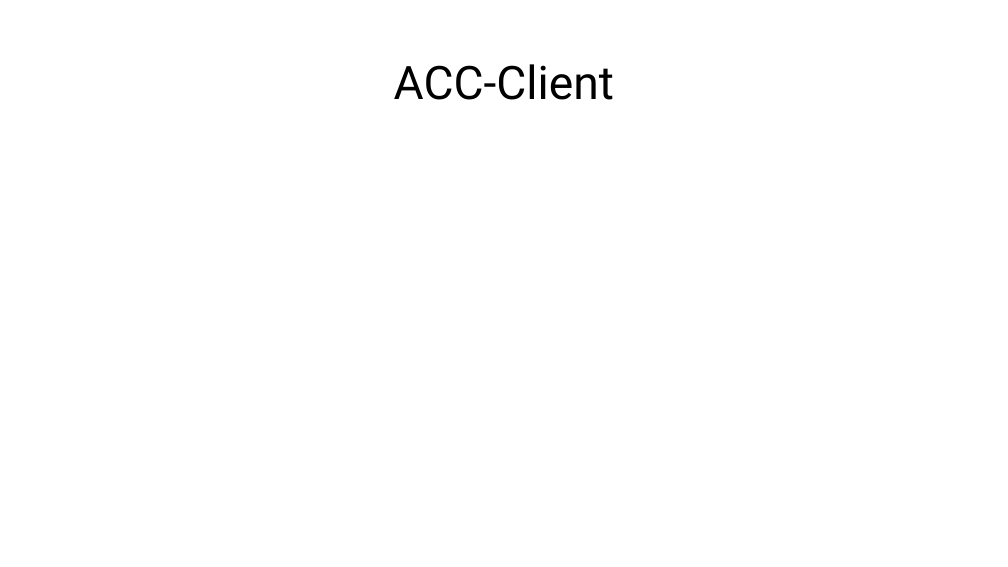
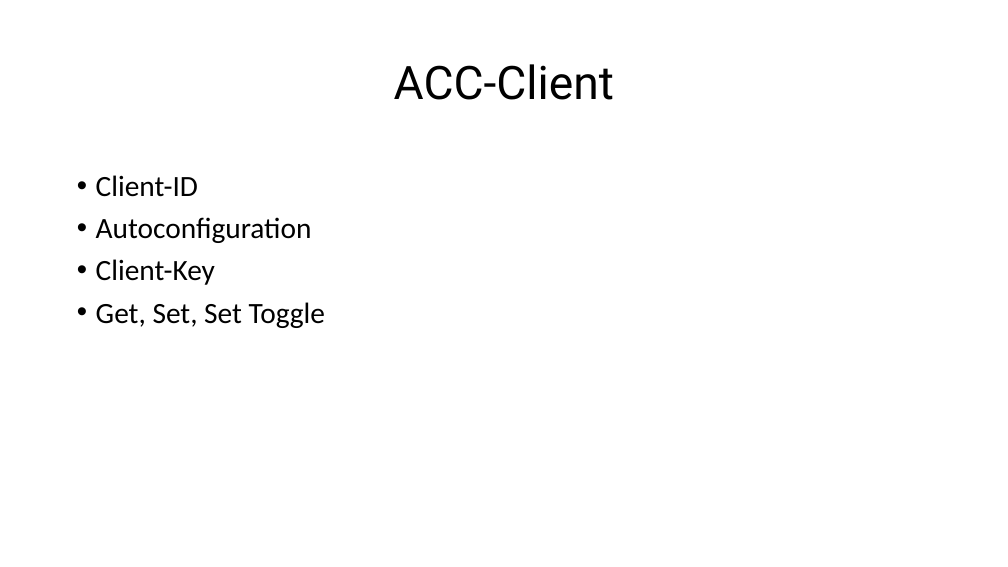
Before and after one commit to giuliobosco/domotics, a slide deck: slide 10 of presentation/domotics presentation.pptx. Drawn at 1008x567 pixels with LibreOffice and Linux fonts; fonts in the diff are those of the drawing. Boxes give left, top, right and bottom in pixels: in the first picture for what was removed or moved away, otherwise in the second. Text is boxed around its words. In the diff, an @@ line names an element or a change of style, - is before the commit and + after.

```diff
--- a/presentation/domotics presentation.pptx
+++ b/presentation/domotics presentation.pptx
@@ text added at (96,175,325,328), 28 pt, text #000000 @@
+• Client-ID
+• Autoconfiguration
+• Client-Key
+• Get, Set, Set Toggle
```
Also in this commit, not shown: 3 other slides changed.
